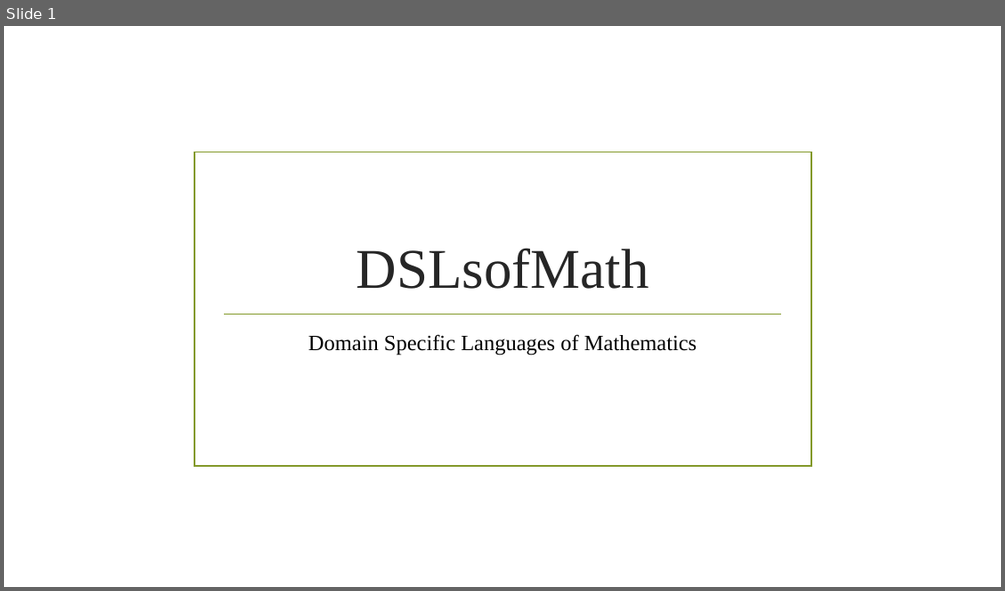
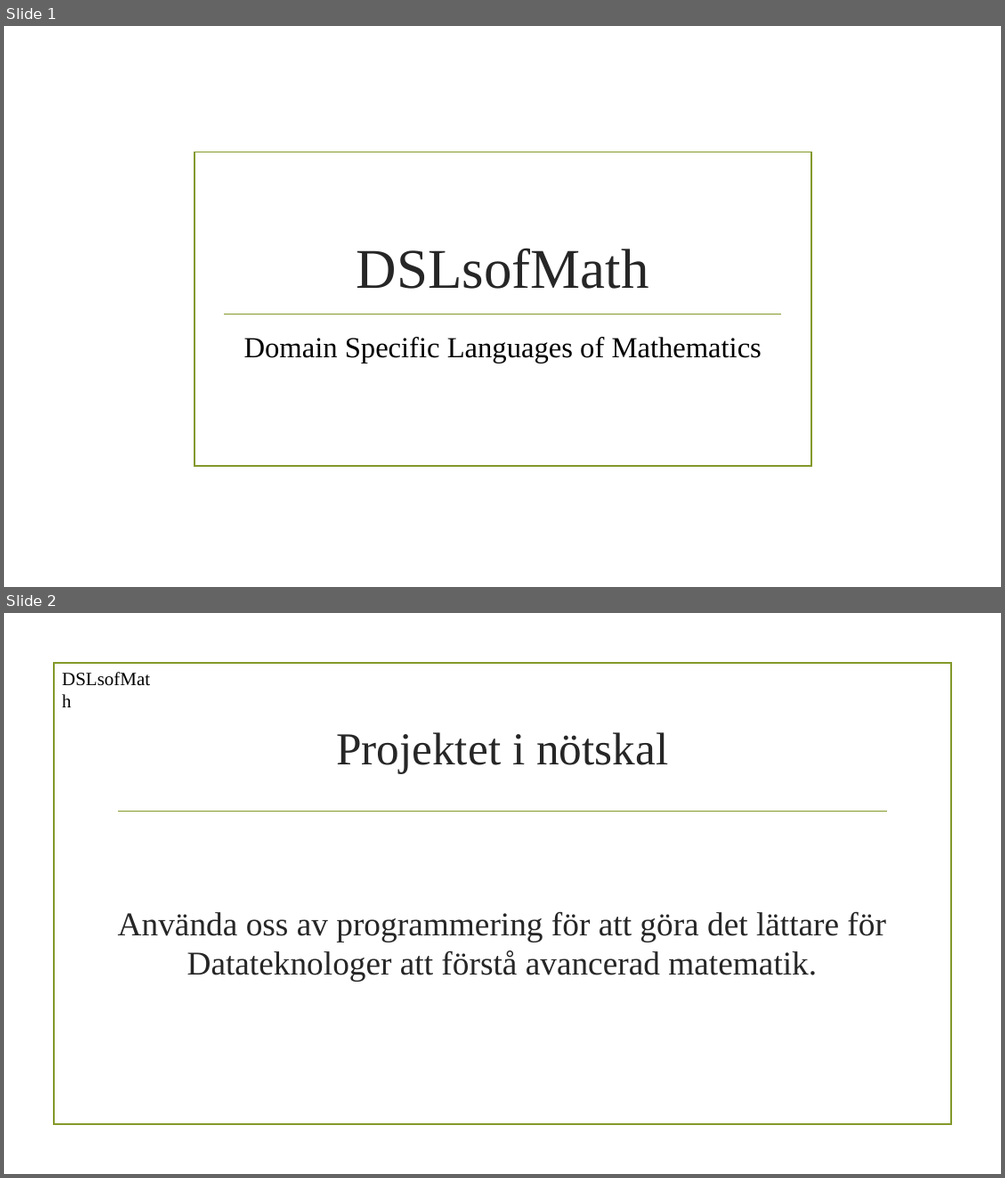
Before and after one commit to DSLsofMath/BScProj2016, a slide deck: Dokument/Halvtidspresentation/DSLsofMath.pptx. Shown one above the other, each under a label of ours: slide 1 before the commit, slides 1 and 2 after it. The pictures are 1005x591 and 1005x1178 pixels, drawn with LibreOffice and Linux fonts; fonts in the diff are those of the drawing; background and template pictures are left out. Boxes give left, top, right and bottom in pixels: in the first picture for what was removed or moved away, otherwise in the second. Text is boxed around its words. In the diff, an @@ line names an element or a change of style, - is before the commit and + after.

```diff
--- a/Dokument/Halvtidspresentation/DSLsofMath.pptx
+++ b/Dokument/Halvtidspresentation/DSLsofMath.pptx
@@ slide 2 added at (4, 613, 1001, 1174), background picture (left out) @@
@@ rectangle added at (53, 663, 951, 1125), outline #83992A 1.25 pt @@
@@ text added at (55, 663, 165, 693), 18 pt, text #000000 @@
+DSLsofMath
@@ title added at (336, 732, 668, 774), 44 pt, text #262626 @@
+Projektet i nötskal
@@ line added from (119, 811) to (887, 811), #83992A 1.25 pt @@
@@ text added at (118, 911, 886, 981), 32 pt, text #262626 @@
+Använda oss av programmering för att göra det lättare för Datateknologer att förstå avancerad matematik.
@@ slide 1 changed as well @@
@@ subtitle "Domain Specific Languages of Mathematics" at (244, 337, 761, 363): size 21 to 28 pt; more space between paragraphs @@
```
Also in this commit, not shown: 8 other slides changed, 2 other slides added, 1 slide removed, 2 other files.
